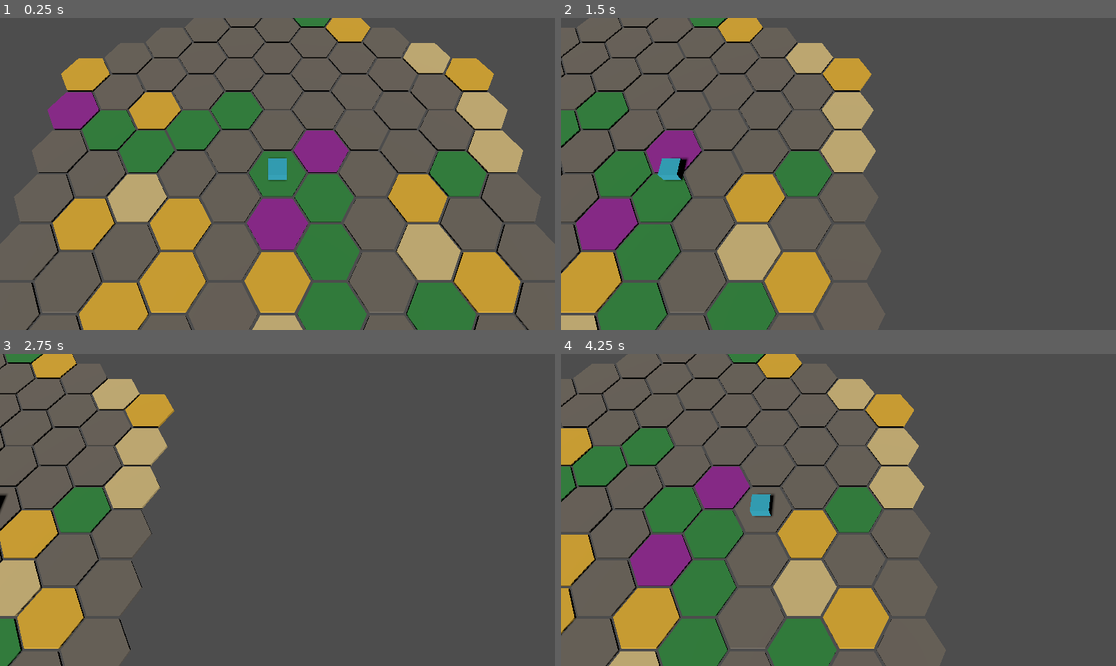
Above: before the commit, frames 1-4 (two rows, left to right).
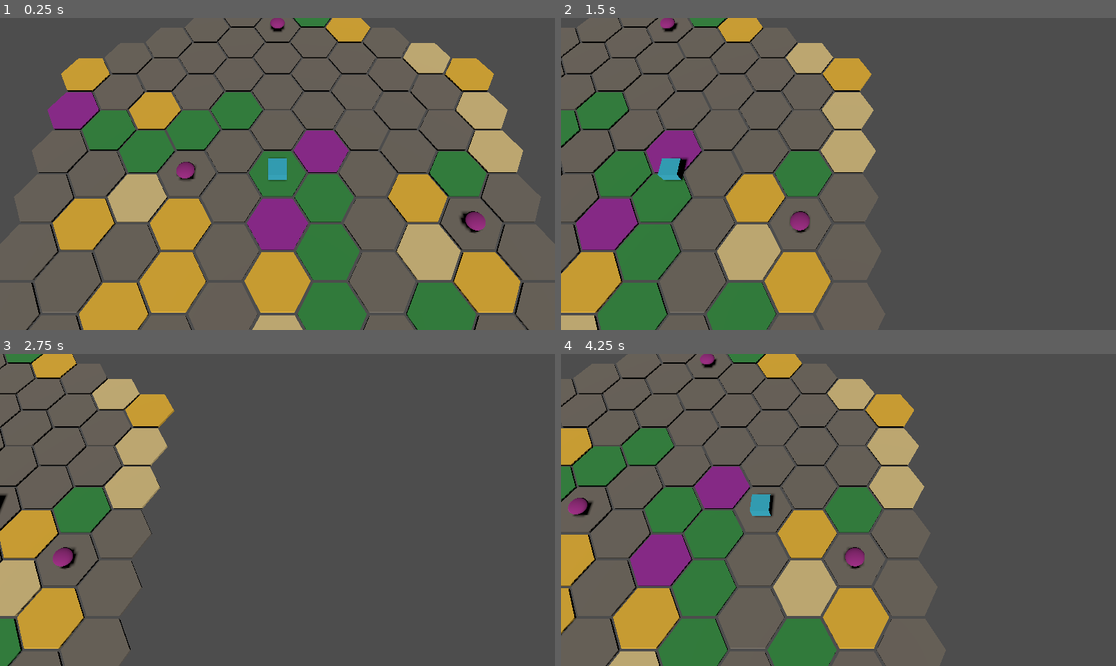
Above: after the commit, the same moments.

Repository: RonStew2019/Xenolith
Game: Godot game, scene res://overworld/hex_overworld.tscn
Two runs of this game, one before a commit and one after it. Both use one fixed random seed, a clock stepped at 60 frames per second and the inputs below. This scene is started directly instead of the project's main scene.
Inputs (mouse positions are in pixels of both pictures, inside the frame that each line leads up to):
- Up to frame 1 (0.25 s): no input
- Up to frame 2 (1.5 s): tap Enter at 0.5 s; move the mouse to (960, 158) at 0.52 s; hold D (move_right) 0.53-1.25 s; hold Right mouse button (cross_right) 0.53-1.25 s; click (960, 158) at 0.67 s; tap Space (jump) at 0.77 s; drag from (727, 189) to (810, 236) at 1.27 s
- Up to frame 3 (2.75 s): tap Space (jump) at 2 s; move the mouse to (333, 441) at 2.02 s; hold D (move_right) from 2.03 s (still down); tap 1 at 2.1 s
- Up to frame 4 (4.25 s): release D (move_right) at 2.75 s; drag from (810, 572) to (672, 463) at 2.77 s; tap Enter at 3.5 s; move the mouse to (1005, 556) at 3.52 s; hold A (move_left) from 3.53 s (still down); tap 3 at 3.6 s; tap Space (jump) at 3.77 s

The runs differ from the first frame. In frame 1, 0.5% of the frame differs, in the area x 31-88%, y 0-70%; in frame 2, 0.3%; in frame 3, 0.2%; in frame 4, 0.5%.
Error before the commit: Parse Error: Cannot infer the type of "pct" variable because the value doesn't have a set type. (res://ui/blueprint_creator_ui.gd:439)

Commit message:
feat(overworld): add threat system with fauna hives, enemy carriers, and detection

Diff:
--- /dev/null
+++ b/overworld/enemy_carrier.gd
@@ -0,0 +1,114 @@
+extends ThreatEntity
+class_name EnemyCarrier
+## A hostile carrier that stalks the player across the hex grid.
+##
+## KEY MECHANIC: stronger carriers are SLOWER.  High-strength enemies
+## lumber toward you giving time to prepare, while weak fast scouts
+## punish turtling — rewarding guerrilla play.
+##
+## Strength → speed mapping (linear interpolation):
+##   strength 1.0  → move_interval = 2 (fastest)
+##   strength 5.0  → move_interval = 5 (moderate)
+##   strength 10.0 → move_interval = 8 (slowest)
+
+# -- Properties ------------------------------------------------------------
+
+## Combat power — determines difficulty and mech complement in engagement.
+var strength: float = 1.0
+
+## Turns between moves.  Higher = slower.  Derived from [member strength]
+## via [method set_strength].
+var move_interval: int = 2
+
+## Internal turn counter — resets to 0 after each move.
+var _turns_since_move: int = 0
+
+## Reference to the player carrier, set by [ThreatManager] after spawn.
+var _target_carrier: Carrier = null
+
+# -- Constants -------------------------------------------------------------
+
+## Angry red — the enemy is clearly hostile.
+const ENEMY_COLOR: Color = Color(0.8, 0.2, 0.15)
+
+## Weakest carriers move every 2 turns (fastest).
+const MIN_MOVE_INTERVAL: int = 2
+
+## Strongest carriers move every 8 turns (slowest).
+const MAX_MOVE_INTERVAL: int = 8
+
+# -- Overrides -------------------------------------------------------------
+
+## Increment turn counter; move one hex toward the player when ready.
+func take_turn() -> void:
+	_turns_since_move += 1
+	if _turns_since_move >= move_interval:
+		_turns_since_move = 0
+		if _target_carrier != null:
+			_move_toward_carrier(_target_carrier.current_hex)
+
+
+## Return the threat type identifier.
+func get_threat_type() -> StringName:
+	return &"enemy_carrier"
+
+
+## Create a red-tinted box similar to the player carrier.
+func _create_visual() -> void:
+	var mesh_instance := MeshInstance3D.new()
+	var box := BoxMesh.new()
+	box.size = Vector3(1.0, 0.7, 1.0)
+	mesh_instance.mesh = box
+	mesh_instance.position.y = box.size.y / 2.0
+	mesh_instance.material_override = _make_material(ENEMY_COLOR)
+	add_child(mesh_instance)
+	_visual = mesh_instance
+
+
+# -- Public API ------------------------------------------------------------
+
+## Set combat strength and compute [member move_interval] from it.
+##
+## Uses linear interpolation between [constant MIN_MOVE_INTERVAL] and
+## [constant MAX_MOVE_INTERVAL] based on strength 1.0–10.0.
+func set_strength(value: float) -> void:
+	strength = value
+	var t: float = clampf((strength - 1.0) / 9.0, 0.0, 1.0)
+	move_interval = roundi(lerpf(float(MIN_MOVE_INTERVAL), float(MAX_MOVE_INTERVAL), t))
+	print("[EnemyCarrier] Strength %.1f → move every %d turns" % [strength, move_interval])
+
+
+# -- Private Helpers -------------------------------------------------------
+
+## Move one hex toward [param target_hex], picking the best unoccupied
+## neighbor.  If all neighbors toward the target are blocked, skip.
+func _move_toward_carrier(target_hex: Vector2i) -> void:
+	if hex_grid == null:
+		return
+
+	var neighbors: Array[HexCell] = hex_grid.get_neighbors(current_hex.x, current_hex.y)
+	if neighbors.is_empty():
+		return
+
+	# Find the unoccupied neighbor closest to the target.
+	var target_cell: HexCell = hex_grid.get_cell(target_hex.x, target_hex.y)
+	if target_cell == null:
+		return
+
+	var best_cell: HexCell = null
+	var best_dist: int = 999
+
+	for cell: HexCell in neighbors:
+		if cell.occupant != null:
+			continue
+		var dist: int = cell.distance_to(target_cell)
+		if dist < best_dist:
+			best_dist = dist
+			best_cell = cell
+
+	if best_cell == null:
+		return  # All paths blocked — wait.
+
+	var from: Vector2i = current_hex
+	_snap_to_hex(best_cell.q, best_cell.r)
+	print("[EnemyCarrier] Moved (%d,%d) → (%d,%d)" % [from.x, from.y, current_hex.x, current_hex.y])
--- /dev/null
+++ b/overworld/fauna_hive.gd
@@ -0,0 +1,60 @@
+extends ThreatEntity
+class_name FaunaHive
+## A stationary fauna hive/nest on the hex overworld.
+##
+## Represents a destroyable objective in fauna engagements.  Does not move
+## — [method take_turn] is intentionally empty.  Has an aggro range that
+## can be wider than the standard 1-hex detection radius.
+
+# -- Properties ------------------------------------------------------------
+
+## Hex distance at which this hive detects the carrier and becomes agitated.
+## Wider than the standard 1-hex detection range.
+var aggro_range: int = 2
+
+## Multiplier for fauna count/difficulty in the engagement combat arena.
+var swarm_strength: float = 1.0
+
+# -- Constants -------------------------------------------------------------
+
+## Dark purple/magenta — organic, alien, menacing.
+const HIVE_COLOR: Color = Color(0.6, 0.15, 0.5)
+
+# -- Overrides -------------------------------------------------------------
+
+## Fauna hives don't move.  They sit and wait.
+func take_turn() -> void:
+	pass
+
+
+## Return the threat type identifier.
+func get_threat_type() -> StringName:
+	return &"fauna_hive"
+
+
+## Create an organic-looking visual — a scaled sphere.
+func _create_visual() -> void:
+	var mesh_instance := MeshInstance3D.new()
+	var sphere := SphereMesh.new()
+	sphere.radius = 0.5
+	sphere.height = 0.7
+	mesh_instance.mesh = sphere
+	# Squash it slightly to look like a mound/nest.
+	mesh_instance.scale = Vector3(1.2, 0.8, 1.2)
+	mesh_instance.position.y = sphere.height * 0.4
+	mesh_instance.material_override = _make_material(HIVE_COLOR)
+	add_child(mesh_instance)
+	_visual = mesh_instance
+
+
+# -- Public API ------------------------------------------------------------
+
+## Check whether the carrier at [param carrier_hex] is within aggro range.
+func is_carrier_in_aggro_range(carrier_hex: Vector2i) -> bool:
+	if hex_grid == null:
+		return false
+	var hive_cell: HexCell = hex_grid.get_cell(current_hex.x, current_hex.y)
+	var carrier_cell: HexCell = hex_grid.get_cell(carrier_hex.x, carrier_hex.y)
+	if hive_cell == null or carrier_cell == null:
+		return false
+	return hive_cell.distance_to(carrier_cell) <= aggro_range
--- a/overworld/hex_overworld.tscn
+++ b/overworld/hex_overworld.tscn
@@ -1,9 +1,10 @@
-[gd_scene load_steps=5 format=3]
+[gd_scene load_steps=6 format=3]
 
 [ext_resource type="Script" path="res://overworld/hex_grid.gd" id="1"]
 [ext_resource type="Script" path="res://overworld/carrier.gd" id="2"]
 [ext_resource type="Script" path="res://overworld/overworld_camera.gd" id="3"]
 [ext_resource type="Script" path="res://ui/carrier_customization_ui.gd" id="4"]
+[ext_resource type="Script" path="res://overworld/threat_manager.gd" id="5"]
 
 [node name="HexOverworld" type="Node3D"]
 
@@ -24,5 +25,8 @@
 transform = Transform3D(1, 0, 0, 0, 0.707107, 0.707107, 0, -0.707107, 0.707107, 0, 10, 0)
 shadow_enabled = true
 
+[node name="ThreatManager" type="Node" parent="."]
+script = ExtResource("5")
+
 [node name="CarrierCustomizationUI" type="CanvasLayer" parent="."]
 script = ExtResource("4")
--- /dev/null
+++ b/overworld/threat_entity.gd
@@ -0,0 +1,115 @@
+extends Node3D
+class_name ThreatEntity
+## Base class for all threatening entities on the hex overworld.
+##
+## Tracks hex position, renders a coloured mesh placeholder, and claims
+## its hex cell via [member HexCell.occupant] — which naturally blocks
+## carrier movement through that hex.
+##
+## Subclasses override [method take_turn], [method get_threat_type], and
+## [method _create_visual] to specialize behaviour.
+
+# -- Signals ---------------------------------------------------------------
+
+## Emitted when this entity is about to be removed from the grid.
+signal removed()
+
+# -- Properties ------------------------------------------------------------
+
+## Display name shown in UI and debug output.
+var entity_name: StringName = &""
+
+## How dangerous this threat is.  Higher values mean harder engagements.
+var threat_level: float = 1.0
+
+## Current axial position on the hex grid.
+var current_hex: Vector2i = Vector2i.ZERO
+
+## Reference to the hex grid this entity lives on.
+var hex_grid: HexGrid = null
+
+## The mesh visual for this entity.  Created by [method _create_visual].
+var _visual: MeshInstance3D = null
+
+# -- Constants -------------------------------------------------------------
+
+## Height offset — same as the carrier, sits on top of the hex prism.
+const ENTITY_Y_OFFSET: float = 0.3
+
+# -- Public API ------------------------------------------------------------
+
+## Place this entity on the grid at [param start_q], [param start_r].
+##
+## Snaps position, claims the hex cell, and creates the visual mesh.
+func initialize(grid: HexGrid, start_q: int, start_r: int) -> void:
+	hex_grid = grid
+	_create_visual()
+	_snap_to_hex(start_q, start_r)
+	print("[%s] Initialized at (%d, %d)" % [entity_name, start_q, start_r])
+
+
+## Virtual — called by [ThreatManager] each threat turn.
+##
+## Override in subclasses to add movement, spawning, etc.
+func take_turn() -> void:
+	pass
+
+
+## Virtual — return a [StringName] identifying the threat type.
+##
+## Override in subclasses: [code]&"fauna_hive"[/code],
+## [code]&"enemy_carrier"[/code], etc.
+func get_threat_type() -> StringName:
+	return &""
+
+
+## Remove this entity from the grid: unclaim hex, emit signal, free.
+func remove_from_grid() -> void:
+	var cell: HexCell = hex_grid.get_cell(current_hex.x, current_hex.y) if hex_grid != null else null
+	if cell != null and cell.occupant == self:
+		cell.occupant = null
+	print("[%s] Removed from grid at (%d, %d)" % [entity_name, current_hex.x, current_hex.y])
+	removed.emit()
+	queue_free()
+
+
+# -- Private Helpers -------------------------------------------------------
+
+## Teleport to a hex, update [member current_hex], and claim the cell.
+func _snap_to_hex(q: int, r: int) -> void:
+	# Release old cell if we had one.
+	if hex_grid != null:
+		var old_cell: HexCell = hex_grid.get_cell(current_hex.x, current_hex.y)
+		if old_cell != null and old_cell.occupant == self:
+			old_cell.occupant = null
+
+	current_hex = Vector2i(q, r)
+
+	if hex_grid != null:
+		var world_pos: Vector3 = hex_grid.axial_to_world(q, r)
+		position = Vector3(world_pos.x, ENTITY_Y_OFFSET, world_pos.z)
+		# Claim new cell.
+		var new_cell: HexCell = hex_grid.get_cell(q, r)
+		if new_cell != null:
+			new_cell.occupant = self
+
+
+## Virtual — create a mesh visual for this entity.
+##
+## Override in subclasses for different shapes/colours.
+func _create_visual() -> void:
+	var mesh_instance := MeshInstance3D.new()
+	var box := BoxMesh.new()
+	box.size = Vector3(0.8, 0.6, 0.8)
+	mesh_instance.mesh = box
+	mesh_instance.position.y = box.size.y / 2.0
+	mesh_instance.material_override = _make_material(Color.MAGENTA)
+	add_child(mesh_instance)
+	_visual = mesh_instance
+
+
+## Create a simple unshaded [StandardMaterial3D] with the given colour.
+func _make_material(color: Color) -> StandardMaterial3D:
+	var mat := StandardMaterial3D.new()
+	mat.albedo_color = color
+	return mat
--- /dev/null
+++ b/overworld/threat_manager.gd
@@ -0,0 +1,316 @@
+extends Node
+class_name ThreatManager
+## Central coordinator for threats on the hex overworld.
+##
+## Manages spawning, turn processing, and threat detection.  Runs on a
+## timer — every [member turn_interval] seconds, all threats take a turn,
+## detection is checked, and new threats may spawn.
+##
+## Auto-discovers [HexGrid] and [Carrier] siblings in [method _ready].
+
+# -- Signals ---------------------------------------------------------------
+
+## A threat is within detection range of the player carrier.
+signal threat_detected(threat: ThreatEntity)
+
+## A new threat has appeared on the map.
+signal threat_spawned(threat: ThreatEntity)
+
+## A threat has been removed from the map.
+signal threat_removed(threat: ThreatEntity)
+
+## A threat occupies the SAME hex as the carrier — direct confrontation.
+signal engagement_triggered(threat: ThreatEntity)
+
+# -- Configuration ---------------------------------------------------------
+
+## Seconds between threat turns.
+var turn_interval: float = 5.0
+
+## Maximum simultaneous threats on the map.
+var max_threats: int = 6
+
+## Spawn a new threat every N turns.
+var spawn_interval_turns: int = 5
+
+## Number of initial fauna hives placed in [method _ready].
+const INITIAL_HIVE_COUNT: int = 3
+
+## Turns before enemy carriers start spawning (give player breathing room).
+const ENEMY_CARRIER_START_TURN: int = 10
+
+## Default detection range (same hex + adjacent = 1).
+const DETECTION_RANGE: int = 1
+
+# -- State -----------------------------------------------------------------
+
+## Active threats currently on the map.
+var _threats: Array[ThreatEntity] = []
+
+## Timer accumulator for turn processing.
+var _turn_timer: float = 0.0
+
+## Total turns processed since the manager started.
+var _turns_elapsed: int = 0
+
+## Reference to the hex grid (auto-discovered).
+var hex_grid: HexGrid = null
+
+## Reference to the player carrier (auto-discovered).
+var carrier: Carrier = null
+
+# -- Lifecycle -------------------------------------------------------------
+
+func _ready() -> void:
+	# Auto-discover siblings.
+	if get_parent() != null:
+		hex_grid = get_parent().get_node_or_null("HexGrid") as HexGrid
+		carrier = get_parent().get_node_or_null("Carrier") as Carrier
+
+	if hex_grid == null:
+		push_warning("[ThreatManager] No HexGrid sibling found — threats disabled")
+		return
+	if carrier == null:
+		push_warning("[ThreatManager] No Carrier sibling found — threats disabled")
+		return
+
+	# React to carrier movement immediately (don't wait for next turn).
+	carrier.moved.connect(_on_carrier_moved)
+
+	# Wait one frame so the grid has generated its cells.
+	await get_tree().process_frame
+	_spawn_initial_hives()
+	print("[ThreatManager] Ready — %d initial hives placed" % _threats.size())
+
+
+func _process(delta: float) -> void:
+	if hex_grid == null or carrier == null:
+		return
+
+	_turn_timer += delta
+	if _turn_timer >= turn_interval:
+		_turn_timer -= turn_interval
+		_process_turn()
+
+
+# -- Turn Processing -------------------------------------------------------
+
+## Run one threat turn: move threats, check detection, maybe spawn.
+func _process_turn() -> void:
+	_turns_elapsed += 1
+
+	# 1. Let every threat act.
+	for threat: ThreatEntity in _threats:
+		threat.take_turn()
+
+	# 2. Detection pass.
+	_check_detection()
+
+	# 3. Periodic spawning.
+	if _turns_elapsed % spawn_interval_turns == 0 and _threats.size() < max_threats:
+		_spawn_random_threat()
+
+	print("[ThreatManager] Turn %d — %d active threats" % [_turns_elapsed, _threats.size()])
+
+
+# -- Detection -------------------------------------------------------------
+
+## Check every threat against the carrier's position.
+##
+## Standard detection range is [constant DETECTION_RANGE] hex.
+## [FaunaHive]s use their own [member FaunaHive.aggro_range] instead.
+func _check_detection() -> void:
+	if carrier == null or hex_grid == null:
+		return
+
+	var carrier_cell: HexCell = hex_grid.get_cell(carrier.current_hex.x, carrier.current_hex.y)
+	if carrier_cell == null:
+		return
+
+	for threat: ThreatEntity in _threats:
+		var threat_cell: HexCell = hex_grid.get_cell(threat.current_hex.x, threat.current_hex.y)
+		if threat_cell == null:
+			continue
+
+		var dist: int = carrier_cell.distance_to(threat_cell)
+
+		# Same hex → engagement.
+		if dist == 0:
+			print("[ThreatManager] ENGAGEMENT — %s on carrier hex!" % threat.entity_name)
+			engagement_triggered.emit(threat)
+			continue
+
+		# Check detection range (hive aggro vs standard).
+		var detection_radius: int = DETECTION_RANGE
+		if threat is FaunaHive:
+			detection_radius = (threat as FaunaHive).aggro_range
+
+		if dist <= detection_radius:
+			threat_detected.emit(threat)
+
+
+## Re-check detection when the carrier moves (don't wait for next turn).
+func _on_carrier_moved(_from_hex: Vector2i, _to_hex: Vector2i) -> void:
+	_check_detection()
+
+
+# -- Spawning --------------------------------------------------------------
+
+## Place initial fauna hives on random non-edge, non-resource,
+## non-carrier hexes.
+func _spawn_initial_hives() -> void:
+	var interior: Array[Vector2i] = _get_interior_hexes()
+	for i: int in range(INITIAL_HIVE_COUNT):
+		var hex: Vector2i = _get_random_empty_hex(interior)
+		if hex == Vector2i(-999, -999):
+			break  # No more valid hexes.
+		spawn_fauna_hive(hex.x, hex.y)
+
+
+## Create and place a [FaunaHive] at the given hex.
+func spawn_fauna_hive(q: int, r: int) -> FaunaHive:
+	var hive := FaunaHive.new()
+	hive.entity_name = &"Fauna Hive"
+	hive.threat_level = 1.0 + randf() * 1.5
+	hive.swarm_strength = 1.0 + randf() * 0.5
+	hive.name = "FaunaHive_%d_%d" % [q, r]
+
+	get_parent().add_child(hive)
+	hive.initialize(hex_grid, q, r)
+	hive.removed.connect(_on_threat_removed.bind(hive))
+	_threats.append(hive)
+	threat_spawned.emit(hive)
+	print("[ThreatManager] Spawned fauna hive at (%d, %d)" % [q, r])
+	return hive
+
+
+## Create and place an [EnemyCarrier] at the given hex with the given
+## combat strength.
+func spawn_enemy_carrier(q: int, r: int, strength_val: float) -> EnemyCarrier:
+	var enemy := EnemyCarrier.new()
+	enemy.entity_name = &"Enemy Carrier"
+	enemy.set_strength(strength_val)
+	enemy.threat_level = strength_val
+	enemy._target_carrier = carrier
+	enemy.name = "EnemyCarrier_%d_%d" % [q, r]
+
+	get_parent().add_child(enemy)
+	enemy.initialize(hex_grid, q, r)
+	enemy.removed.connect(_on_threat_removed.bind(enemy))
+	_threats.append(enemy)
+	threat_spawned.emit(enemy)
+	print("[ThreatManager] Spawned enemy carrier at (%d, %d), strength %.1f" % [q, r, strength_val])
+	return enemy
+
+
+## Spawn a random threat — fauna hive or enemy carrier depending on
+## how many turns have elapsed.
+func _spawn_random_threat() -> void:
+	var edge_hexes: Array[Vector2i] = _get_edge_hexes()
+	var hex: Vector2i = _get_random_empty_hex(edge_hexes)
+	if hex == Vector2i(-999, -999):
+		print("[ThreatManager] No empty edge hexes for spawning")
+		return
+
+	if _turns_elapsed >= ENEMY_CARRIER_START_TURN and randf() > 0.4:
+		# Mid/late game — spawn enemy carrier with escalating strength.
+		var strength_val: float = 1.0 + (float(_turns_elapsed) / 20.0) * 4.0
+		strength_val = clampf(strength_val, 1.0, 10.0)
+		spawn_enemy_carrier(hex.x, hex.y, strength_val)
+	else:
+		# Early game — more fauna.
+		spawn_fauna_hive(hex.x, hex.y)
+
+
+# -- Public API ------------------------------------------------------------
+
+## Remove a threat from tracking and from the grid.
+func remove_threat(threat: ThreatEntity) -> void:
+	_threats.erase(threat)
+	threat_removed.emit(threat)
+	threat.remove_from_grid()
+	print("[ThreatManager] Removed %s — %d threats remain" % [threat.entity_name, _threats.size()])
+
+
+## Return a copy of the active threats array.
+func get_threats() -> Array[ThreatEntity]:
+	return _threats.duplicate()
+
+
+## Return all threats within [param range_val] hexes of [param hex].
+func get_nearby_threats(hex: Vector2i, range_val: int) -> Array[ThreatEntity]:
+	var result: Array[ThreatEntity] = []
+	var origin_cell: HexCell = hex_grid.get_cell(hex.x, hex.y) if hex_grid != null else null
+	if origin_cell == null:
+		return result
+
+	for threat: ThreatEntity in _threats:
+		var threat_cell: HexCell = hex_grid.get_cell(threat.current_hex.x, threat.current_hex.y)
+		if threat_cell == null:
+			continue
+		if origin_cell.distance_to(threat_cell) <= range_val:
+			result.append(threat)
+	return result
+
+
+# -- Hex Helpers (private) -------------------------------------------------
+
+## Return hexes on the outermost ring of the grid (distance == grid_radius).
+func _get_edge_hexes() -> Array[Vector2i]:
+	var result: Array[Vector2i] = []
+	var radius: int = hex_grid.grid_radius
+	for coords: Vector2i in hex_grid.cells:
+		var cell: HexCell = hex_grid.cells[coords]
+		# A cell is on the edge if max(|q|, |r|, |s|) == radius.
+		var s: int = -cell.q - cell.r
+		if maxi(absi(cell.q), maxi(absi(cell.r), absi(s))) == radius:
+			result.append(coords)
+	return result
+
+
+## Return interior hexes (not on edge, not on the carrier's starting hex).
+func _get_interior_hexes() -> Array[Vector2i]:
+	var result: Array[Vector2i] = []
+	var radius: int = hex_grid.grid_radius
+	for coords: Vector2i in hex_grid.cells:
+		var cell: HexCell = hex_grid.cells[coords]
+		var s: int = -cell.q - cell.r
+		var ring: int = maxi(absi(cell.q), maxi(absi(cell.r), absi(s)))
+		# Skip edge, skip origin (carrier start), skip resource hexes.
+		if ring >= radius:
+			continue
+		if coords == Vector2i.ZERO:
+			continue
+		if cell.terrain == HexCell.TerrainType.RESOURCE:
+			continue
+		result.append(coords)
+	return result
+
+
+## Pick a random unoccupied hex from [param candidates].
+##
+## Returns [code]Vector2i(-999, -999)[/code] as a sentinel if none found.
+func _get_random_empty_hex(candidates: Array[Vector2i]) -> Vector2i:
+	if candidates.is_empty():
+		return Vector2i(-999, -999)
+
+	# Shuffle a copy to avoid bias.
+	var shuffled: Array[Vector2i] = candidates.duplicate()
+	shuffled.shuffle()
+
+	for coords: Vector2i in shuffled:
+		var cell: HexCell = hex_grid.get_cell(coords.x, coords.y)
+		if cell != null and cell.occupant == null:
+			return coords
+	return Vector2i(-999, -999)
+
+
+## Cleanup callback when a threat signals [signal ThreatEntity.removed].
+##
+## Guarded — only acts if the threat is still tracked.  This prevents
+## double-emission when [method remove_threat] already did the cleanup
+## before [method ThreatEntity.remove_from_grid] fires the signal.
+func _on_threat_removed(threat: ThreatEntity) -> void:
+	if threat in _threats:
+		_threats.erase(threat)
+		threat_removed.emit(threat)
--- a/ui/blueprint_creator_ui.gd
+++ b/ui/blueprint_creator_ui.gd
@@ -436,7 +436,7 @@
 		var entry: Dictionary = queue[i]
 		var row: Dictionary = _queue_rows[i]
 		row.bar.value = entry.progress
-		var pct := (entry.progress / maxf(row.build_time, 0.001)) * 100.0
+		var pct: float = (entry.progress / maxf(row.build_time, 0.001)) * 100.0
 		row.progress_label.text = "%d%%" % int(pct)
 
 
Not shown, added: overworld/build_queue.gd.uid
Not shown, added: overworld/carrier.gd.uid
Not shown, added: overworld/carrier_module.gd.uid
Not shown, added: overworld/chassis_presets.gd.uid
Not shown, added: overworld/hangar.gd.uid
Not shown, added: overworld/hex_cell.gd.uid
Not shown, added: overworld/hex_grid.gd.uid
Not shown, added: overworld/mech_blueprint.gd.uid
Not shown, added: overworld/mech_chassis.gd.uid
Not shown, added: overworld/modules/defense_module.gd.uid
Not shown, added: overworld/modules/fabricator_module.gd.uid
Not shown, added: overworld/modules/hangar_module.gd.uid
(and 8 more such lines)
